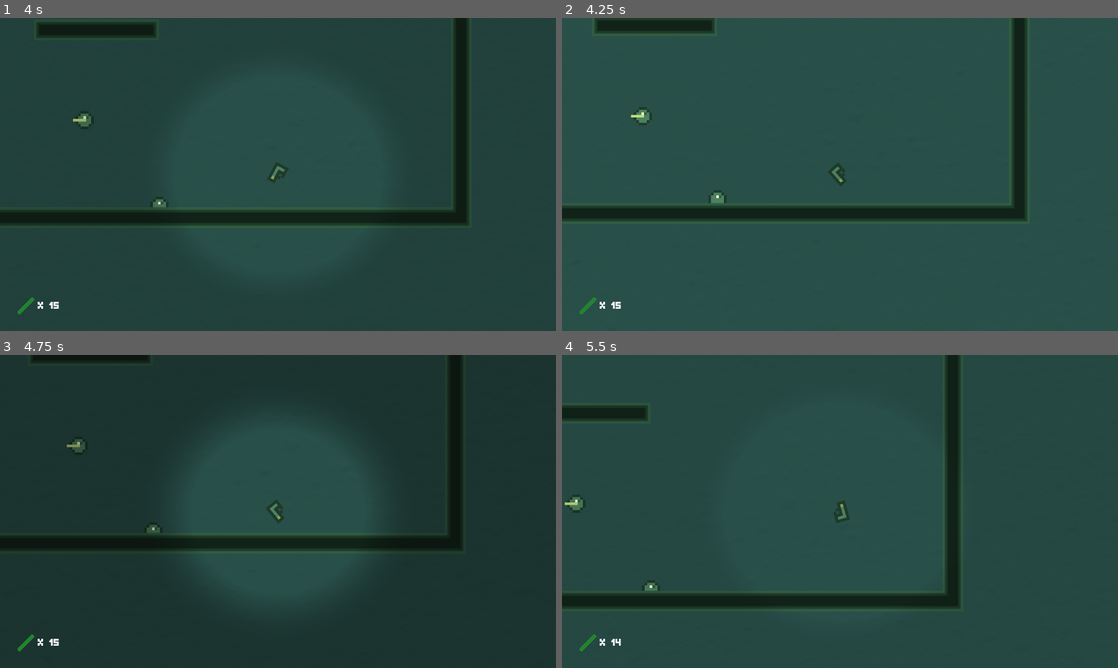
Above: before the commit, frames 1-4 (two rows, left to right).
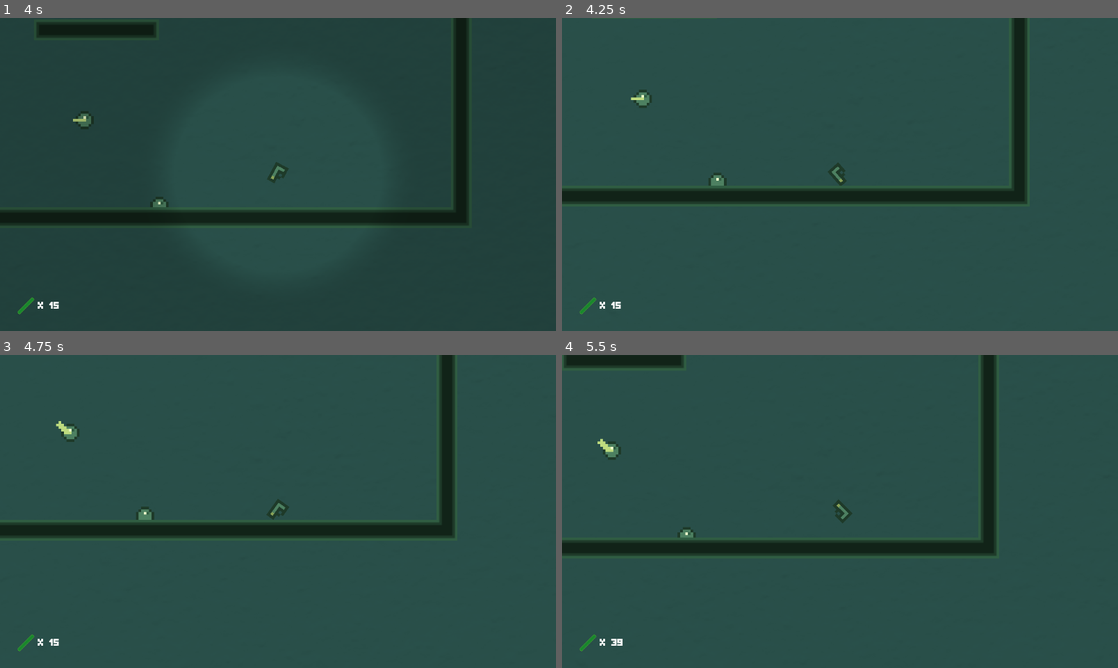
Above: after the commit, the same moments.

Repository: 20akshay00/GMTK2023
Game: Godot game, scene res://menu.tscn
Two runs of this game, one before a commit and one after it. Both use one fixed random seed, a clock stepped at 60 frames per second and the inputs below.
Inputs:
- Up to frame 1 (4 s): click "Play" at 0.5 s; hold A (rotate_ccw) 1.28-2.03 s; tap W (hop) at 1.52, 1.82, 2.27, 2.3, 2.57, 2.85, 3.77 s; tap D (rotate_cw) at 1.55, 2.1, 3.8 s; hold A (rotate_ccw) 2.78-3.53 s; tap A (rotate_ccw) at 3.6 s
- Up to frame 2 (4.25 s): tap W (hop) at 4.07 s
- Up to frame 3 (4.75 s): hold D (rotate_cw) from 4.28 s (still down); tap W (hop) at 4.52, 4.55 s
- Up to frame 4 (5.5 s): tap W (hop) at 4.82, 5.27 s; release D (rotate_cw) at 5.03 s; tap S (shoot) at 5.1 s; tap A (rotate_ccw) at 5.3 s

Frame 1 is identical in both runs. In frame 2, 9.4% of the frame differs, in the area x 0-84%, y 0-65%; in frame 3, 74%, in the area x 0-100%, y 0-100%; in frame 4, 13%.

Commit message:
add limit on hops

Diff:
--- a/Globals/globals.gd
+++ b/Globals/globals.gd
@@ -1,3 +1,3 @@
 extends Node
 
-var ammo : int = 15
+var ammo : int = 40
--- a/gun.gd
+++ b/gun.gd
@@ -7,6 +7,7 @@
 @export var rotation_strength_high : float = 300.
 @export var hop_strength : float = 300.
 @export var max_angular_velocity : float = 10.
+@export var max_num_hops : int = 3
 
 @export var audio_speed_high : float = 1.
 @export var audio_speed_low : float = 0.8
@@ -15,6 +16,7 @@
 
 var can_slowmo = true
 var can_shoot = true
+var num_hops = 1
 var is_touching = false
 var rotation_strength = rotation_strength_high
 # Called when the node enters the scene tree for the first time.
@@ -40,23 +42,30 @@
 	elif Input.is_action_pressed("rotate_ccw"):
 		if abs(angular_velocity) < max_angular_velocity:
 			apply_torque_impulse(-rotation_strength)
-	elif Input.is_action_just_pressed("hop"):
+	elif Input.is_action_just_pressed("hop") and num_hops > 0:
 		apply_central_impulse(Vector2.UP * hop_strength)
+		num_hops -= 1
 
 	if (Input.is_action_just_pressed("rotate_ccw") or Input.is_action_just_pressed("rotate_cw")) and not is_touching:
-		Engine.time_scale = 0.2
-		rotation_strength = rotation_strength_low
-		$Camera2D/SlowMoCanvas.slowmo_effect(0.15, 0.5)
-		AudioServer.playback_speed_scale = audio_speed_low
+		start_slowmo()
+	elif Input.is_action_just_released("rotate_ccw") or Input.is_action_just_released("rotate_cw"):
+		end_slowmo()
 
-	elif Input.is_action_just_released("rotate_ccw") or Input.is_action_just_released("rotate_cw"):
-		Engine.time_scale = 1.0
-		rotation_strength = rotation_strength_high
-		$Camera2D/SlowMoCanvas.slowmo_effect(0.3, 1.)
-		AudioServer.playback_speed_scale = audio_speed_high
+func start_slowmo() -> void:
+	Engine.time_scale = 0.2
+	rotation_strength = rotation_strength_low
+	$Camera2D/SlowMoCanvas.slowmo_effect(0.15, 0.5)
+	AudioServer.playback_speed_scale = audio_speed_low
+
+func end_slowmo() -> void:
+	Engine.time_scale = 1.0
+	rotation_strength = rotation_strength_high
+	$Camera2D/SlowMoCanvas.slowmo_effect(0.3, 1.)
+	AudioServer.playback_speed_scale = audio_speed_high
 
 func _on_body_entered(body: Node) -> void:
 	is_touching = true
+	num_hops = max_num_hops
 
 func _on_body_exited(body: Node) -> void:
 	is_touching = false
--- a/gun.tscn
+++ b/gun.tscn
@@ -7,7 +7,7 @@
 [ext_resource type="AudioStream" uid="uid://c3p230trfeunm" path="res://Sounds/hit.wav" id="5_0etrk"]
 
 [node name="Gun" type="RigidBody2D"]
-max_contacts_reported = 1
+max_contacts_reported = 3
 contact_monitor = true
 script = ExtResource("1_bo3j0")
 
